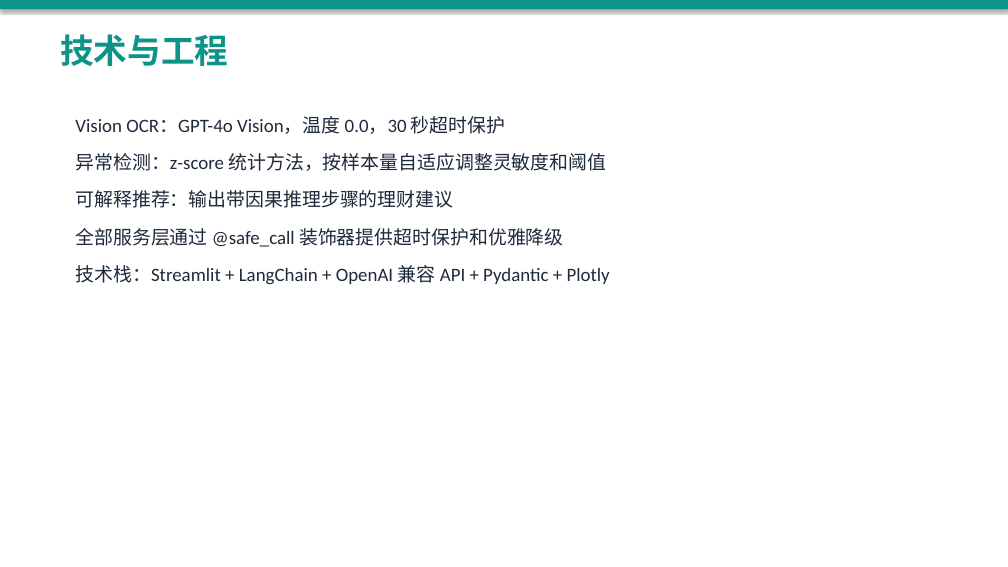
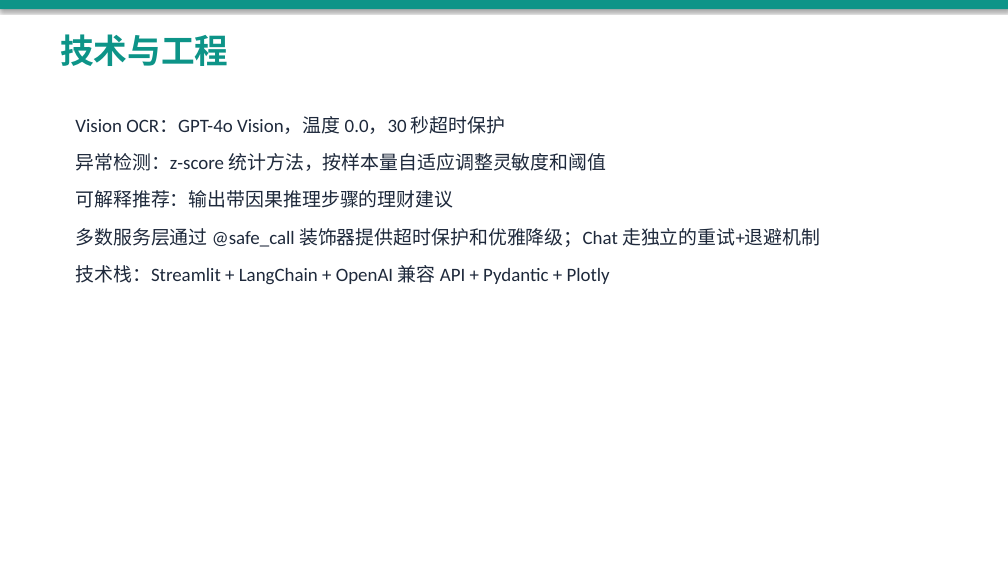
Before and after one commit to CrazyForks/WeFinance, a slide deck: slide 5 of hackathon/goai-2026-submission/WeFinance-GOAI2026-初赛PPT-v1.pptx. Drawn at 1008x567 pixels with LibreOffice and Linux fonts; fonts in the diff are those of the drawing. Boxes give left, top, right and bottom in pixels: in the first picture for what was removed or moved away, otherwise in the second. Text is boxed around its words. In the diff, an @@ line names an element or a change of style, - is before the commit and + after.

```diff
--- a/hackathon/goai-2026-submission/WeFinance-GOAI2026-初赛PPT-v1.pptx
+++ b/hackathon/goai-2026-submission/WeFinance-GOAI2026-初赛PPT-v1.pptx
@@ text at (75, 228, 820, 247): text changed @@
-全部服务层通过 @safe_call 装饰器提供超时保护和优雅降级
+多数服务层通过 @safe_call 装饰器提供超时保护和优雅降级；Chat 走独立的重试+退避机制
```
Also in this commit, not shown: 3 other slides changed, 7 other files.
